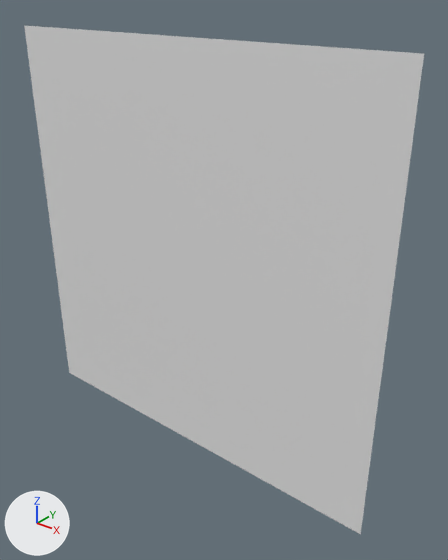
Renders of the OBJ model Assets/Tiled2Unity/Meshes/level1.obj from each side of a commit.
One viewpoint serves both versions: a 50 mm camera at (1225.0, -3071.0, 324.0) aimed at (-1353.0, 151.0, -1674.0). Lighting does not change. The marker at lower left points along +X, +Y and +Z. Where no turn or scale is listed for an object, it has been applied to the vertices.

In view in the first picture: 'level1'.
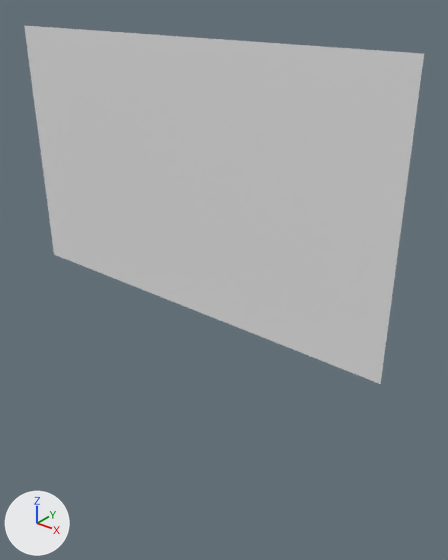
Changed parts and their boxes (x1, y1, x2, y2) in the pictures (448 x 560 px):
```json
{"object": "level1", "change": "reshaped", "before": [24, 25, 424, 534], "after": [24, 25, 424, 384], "on screen": "29% shorter"}
{"part": 1, "of": "me_level1", "change": "deleted", "before": [54, 255, 380, 534]}
```

Edits to the scene script, one JSON object a line:
```json
{"block": "me_level1", "where": "# used by ob_level1; location = (0.0, 0.0, 0.0)"}
{"op": "remove", "block": "me_level1", "code": "me_level1.from_pydata(...)  # 10201 vertices, 10000 faces; spans x -3200.0..0.0, y 0.0, z -3200.0..0.0"}
{"op": "add", "block": "me_level1", "code": "me_level1.from_pydata(...)  # 6161 vertices, 6000 faces; spans x -3200.0..0.0, y 0.0, z -1920.0..0.0"}
{"block": "me_level1", "change": "me_level1 part 1: 4040 vertices removed from x -3200.0..0.0, y 0.0, z -3200.0..-1952.0"}
```
